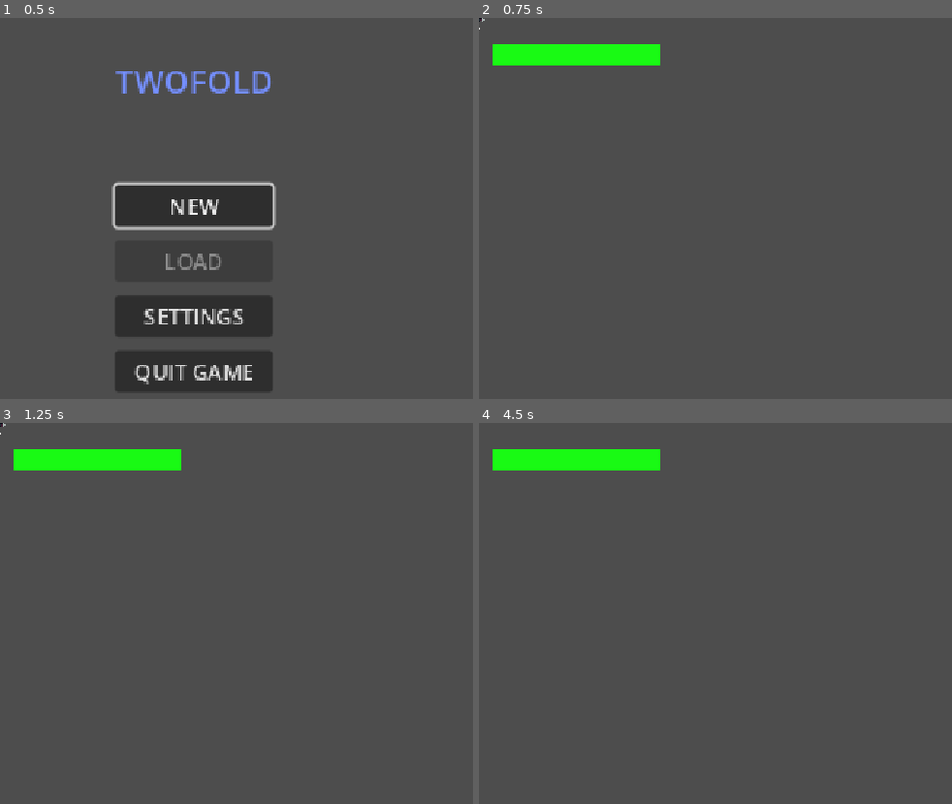
Above: before the commit, frames 1-4 (two rows, left to right).
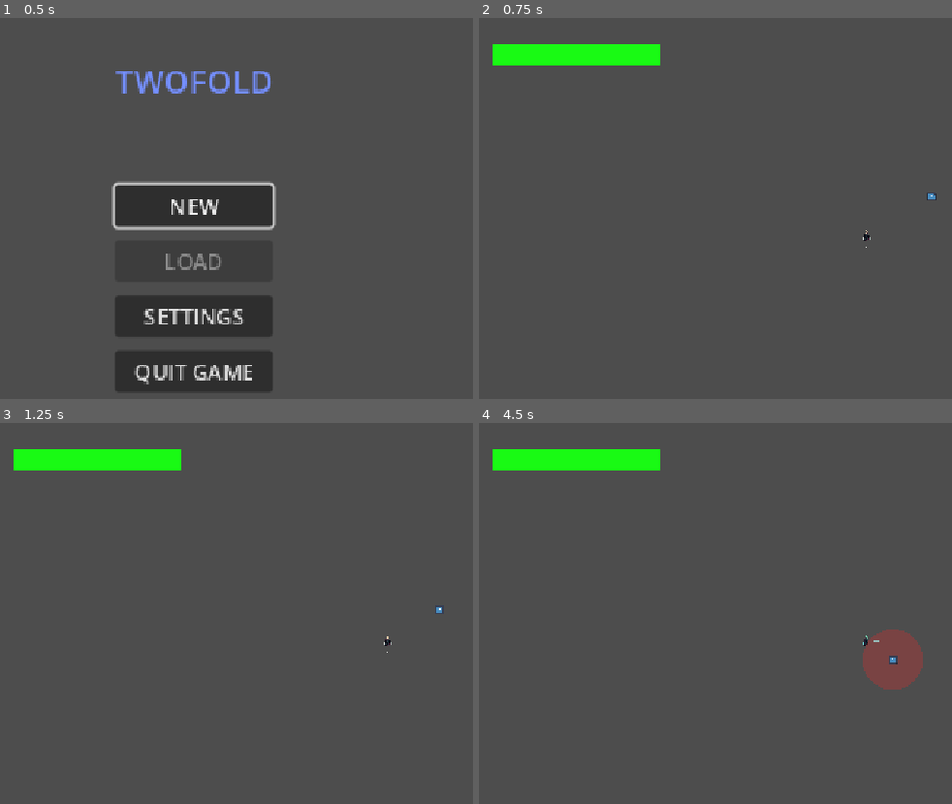
Above: after the commit, the same moments.

Repository: PisangRebus-cmyk/LELE-ZERO-PROJECT
Game: Godot game, scene res://Scene/StartMenu.tscn
The game is run twice, just before and just after one commit, with the same random seed, the same clock (stepped at 60 frames per second) and the same inputs. The engine's default icon, where the game draws it, is replaced by a stand-in: a white triangle on a blue panel in a dark square.
Inputs (mouse positions are in pixels of both pictures, inside the frame that each line leads up to):
- Up to frame 1 (0.5 s): no input
- Up to frame 2 (0.75 s): click "NEW" at 0.5 s
- Up to frame 3 (1.25 s): no input
- Up to frame 4 (4.5 s): tap Enter at 1.25 s; move the mouse to (outside the picture) at 1.27 s; hold D (walk_right) 1.28-2.03 s; hold Right mouse button (guard) 1.28-2.03 s; click (outside the picture) at 1.35 s; move the mouse to (710, 663) at 2.02 s; hold S (walk_down) 2.03-2.78 s; right-click (710, 663) at 2.1 s; click (710, 663) at 2.3 s; move the mouse to (942, 544) at 2.77 s; hold D (walk_right) 2.78-3.53 s; hold Right mouse button (guard) 2.78-3.53 s; click (942, 544) at 2.85 s; tap Space at 3.5 s; move the mouse to (829, 727) at 3.52 s; hold W (walk_up) 3.53-4.28 s; tap Shift (dodge) at 3.6 s; click (829, 727) at 3.8 s; move the mouse to (outside the picture) at 4.27 s; hold A (walk_left) from 4.28 s (still down); hold Right mouse button (guard) from 4.28 s (still down)

Frame 1 is identical in both runs. In frame 2, less than 0.1% of the frame differs, in the area x 0-97%, y 0-61%; in frame 3, less than 0.1%; in frame 4, 1.6%, in the area x 81-94%, y 54-70%.

Commit message:
feat : add melee enemy

Diff:
--- /dev/null
+++ b/lele-zero-sigma/Scene/MeleeEnemy.tscn
@@ -0,0 +1,88 @@
+[gd_scene format=3 uid="uid://bclfk3k0hme2x"]
+
+[ext_resource type="Script" uid="uid://d3o75l2enldr" path="res://Script/melee_enemy.gd" id="1_31tfe"]
+[ext_resource type="Texture2D" uid="uid://dmhsvspo3dmyk" path="res://icon.svg" id="2_e41n6"]
+[ext_resource type="Script" uid="uid://djhxso7g1uc3q" path="res://Script/telegraph.gd" id="2_t2fta"]
+[ext_resource type="Script" uid="uid://561o533d5vjq" path="res://Script/stun_gauge.gd" id="3_t2fta"]
+
+[sub_resource type="AtlasTexture" id="AtlasTexture_ue5rh"]
+atlas = ExtResource("2_e41n6")
+region = Rect2(0, 0, 128, 128)
+
+[sub_resource type="SpriteFrames" id="SpriteFrames_uj04i"]
+animations = [{
+"frames": [{
+"duration": 1.0,
+"texture": SubResource("AtlasTexture_ue5rh")
+}],
+"loop": 1,
+"name": &"default",
+"speed": 5.0
+}]
+
+[sub_resource type="RectangleShape2D" id="RectangleShape2D_uj04i"]
+size = Vector2(12, 12)
+
+[sub_resource type="CircleShape2D" id="CircleShape2D_uj04i"]
+radius = 6.0
+
+[sub_resource type="CircleShape2D" id="CircleShape2D_p5viw"]
+radius = 45.0
+
+[sub_resource type="RectangleShape2D" id="RectangleShape2D_7h7mn"]
+size = Vector2(90, 22)
+
+[sub_resource type="RectangleShape2D" id="RectangleShape2D_vpupq"]
+size = Vector2(110, 28)
+
+[node name="MeleeEnemy" type="CharacterBody2D" unique_id=997969373]
+script = ExtResource("1_31tfe")
+
+[node name="Telegraph" type="Node2D" parent="." unique_id=801197463]
+script = ExtResource("2_t2fta")
+
+[node name="AnimatedSprite2D" type="AnimatedSprite2D" parent="." unique_id=1561640675]
+scale = Vector2(0.1, 0.1)
+sprite_frames = SubResource("SpriteFrames_uj04i")
+autoplay = "default"
+
+[node name="CollisionShape2D" type="CollisionShape2D" parent="." unique_id=1636469258]
+shape = SubResource("RectangleShape2D_uj04i")
+
+[node name="Hurtbox" type="Area2D" parent="." unique_id=1488203557]
+
+[node name="CollisionShape2D" type="CollisionShape2D" parent="Hurtbox" unique_id=1449972078]
+shape = SubResource("CircleShape2D_uj04i")
+
+[node name="StunGauge" type="Node" parent="." unique_id=623992484]
+script = ExtResource("3_t2fta")
+metadata/_custom_type_script = "uid://561o533d5vjq"
+
+[node name="SlamHitbox" type="Area2D" parent="." unique_id=543904373]
+
+[node name="CollisionShape2D" type="CollisionShape2D" parent="SlamHitbox" unique_id=1002901997]
+shape = SubResource("CircleShape2D_p5viw")
+
+[node name="SweepHitbox" type="Area2D" parent="." unique_id=1661982380]
+
+[node name="BeamLeft" type="CollisionShape2D" parent="SweepHitbox" unique_id=1068999803]
+position = Vector2(36.9, -25.8)
+rotation = -0.61086524
+shape = SubResource("RectangleShape2D_7h7mn")
+
+[node name="BeamCenter" type="CollisionShape2D" parent="SweepHitbox" unique_id=2041748114]
+position = Vector2(45, 0)
+shape = SubResource("RectangleShape2D_7h7mn")
+
+[node name="BeamRight" type="CollisionShape2D" parent="SweepHitbox" unique_id=81849227]
+position = Vector2(36.9, 25.8)
+rotation = 0.61086524
+shape = SubResource("RectangleShape2D_7h7mn")
+
+[node name="DashHitbox" type="Area2D" parent="." unique_id=1974747055]
+
+[node name="CollisionShape2D" type="CollisionShape2D" parent="DashHitbox" unique_id=1706600658]
+position = Vector2(55, 0)
+shape = SubResource("RectangleShape2D_vpupq")
+
+[connection signal="stunned" from="StunGauge" to="." method="_on_stun_gauge_stunned"]
--- a/lele-zero-sigma/Player2.tscn
+++ b/lele-zero-sigma/Scene/Player2.tscn
@@ -5,6 +5,8 @@
 
 [sub_resource type="CapsuleShape2D" id="CapsuleShape2D_g3ar4"]
 radius = 1.6957312
+
+[sub_resource type="SpriteFrames" id="SpriteFrames_fwuf6"]
 
 [node name="Player2" type="CharacterBody2D" unique_id=1063273838]
 script = ExtResource("1_mjxxk")
@@ -15,6 +17,7 @@
 shape = SubResource("CapsuleShape2D_g3ar4")
 
 [node name="AnimatedSprite2D" type="AnimatedSprite2D" parent="." unique_id=1798320079]
+sprite_frames = SubResource("SpriteFrames_fwuf6")
 
 [node name="Sprite2D" type="Sprite2D" parent="." unique_id=2141952106]
 texture = ExtResource("2_eyttc")
--- a/lele-zero-sigma/Scene/cobacoba.tscn
+++ b/lele-zero-sigma/Scene/cobacoba.tscn
@@ -2,9 +2,17 @@
 
 [ext_resource type="PackedScene" uid="uid://c6n0c6niuuyk4" path="res://Scene/UI.tscn" id="1_mcf7f"]
 [ext_resource type="PackedScene" uid="uid://coki0owkgoh26" path="res://Scene/player1.tscn" id="1_wxoss"]
+[ext_resource type="Script" uid="uid://c7q627456w4y8" path="res://Script/camera.gd" id="3_r4drh"]
+[ext_resource type="PackedScene" uid="uid://bclfk3k0hme2x" path="res://Scene/MeleeEnemy.tscn" id="4_dl7mr"]
 
 [node name="Node2D" type="Node2D" unique_id=1006963760]
 
 [node name="Control" parent="." unique_id=2144059541 instance=ExtResource("1_mcf7f")]
 
 [node name="Player" parent="." unique_id=1157810840 instance=ExtResource("1_wxoss")]
+
+[node name="Camera2D" type="Camera2D" parent="Player" unique_id=1683471568]
+script = ExtResource("3_r4drh")
+
+[node name="MeleeEnemy" parent="." unique_id=997969373 instance=ExtResource("4_dl7mr")]
+position = Vector2(102, -62)
--- /dev/null
+++ b/lele-zero-sigma/Script/camera.gd
@@ -0,0 +1 @@
+extends Camera2D
--- /dev/null
+++ b/lele-zero-sigma/Script/melee_enemy.gd
@@ -0,0 +1,254 @@
+extends CharacterBody2D
+
+signal health_changed(current: int, max_value: int)
+# DATABASE
+enum State { IDLE, CHASE, ATTACK, RECOVER, STUN, ENRAGE }
+
+const ATTACKS := {
+	"slam" : {"damage": 30, "stun": 40, "knockback": 600, "lunge": 0, "windup": 1.0, "active": 0.15, "recovery": 0.8},
+	"sweep" : {"damage": 15, "stun": 20, "knockback": 300, "lunge": 0, "windup": 0.8, "active": 0.15, "recovery": 0.6},
+	"dash" : {"damage": 20, "stun": 25, "knockback": 450, "lunge": 420, "windup": 0.6, "active": 0.25, "recovery": 0.25}
+}
+
+const RECOVER_TIME := 1.0
+const STUN_TIME := 2.0
+const STUN_DAMAGE_BONUS := 1.5
+const ENRAGE_HP_FRACTION := 0.35
+const ENRAGE_INTRO := 0.8
+const ENRAGE_DASHES := 3
+const PHASE2_DAMAGE_FACTOR := 0.8
+const PARRY_KNOCKBACK := 250
+
+@export var max_health := 300
+@export var move_speed := 45.0
+@export var trigger_range := 220.0
+@export var attack_range := 85.0
+@export var slam_range := 50.0
+@export var slam_chance := 0.6
+@export var attack_cooldown := 1.2
+@export var knockback_taken := 0.5   # heavy enemy: only half of the push from your sword
+
+@onready var sprite: AnimatedSprite2D = $AnimatedSprite2D
+@onready var stun_gauge: StunGauge = $StunGauge
+@onready var telegraph: AttackTelegraph = $Telegraph
+@onready var hitboxes: Dictionary = {
+	"slam": $SlamHitbox,
+	"sweep": $SweepHitbox,
+	"dash": $DashHitbox,
+}
+
+var health := 0
+var state := State.IDLE
+var state_time := 0.0
+var player: Node2D = null
+var drive := Vector2.ZERO        # velocity the current state wants this frame
+var knockback := Vector2.ZERO    # push from hits, decays over time
+var attack_timer := 1.0
+var current_attack := "sweep"
+var aim_direction := Vector2.RIGHT
+var phase2 := false
+var enrage_dashes_left := 0
+
+# INITATION
+
+func _ready() -> void:
+	add_to_group("Enemy")
+	add_to_group("NoContactDamage")   # it hurts only through its hitboxes
+	health = max_health
+	stun_gauge.stunned.connect(_on_stunned)
+	for hb: Area2D in hitboxes.values():
+		hb.monitoring = false
+		hb.area_entered.connect(_on_hitbox_area_entered)
+
+
+func _physics_process(delta: float) -> void:
+	if not is_instance_valid(player):
+		player = get_tree().get_first_node_in_group("Player")
+		if player == null:
+			return
+	state_time += delta
+	knockback = knockback.move_toward(Vector2.ZERO, 800.0 * delta)
+	drive = Vector2.ZERO
+
+	match state:
+		State.IDLE:
+			_state_idle()
+		State.CHASE:
+			_state_chase(delta)
+		State.ATTACK:
+			_state_attack()
+		State.RECOVER:
+			_state_recover()
+		State.STUN:
+			_state_stun()
+		State.ENRAGE:
+			_state_enrage()
+
+	velocity = drive + knockback
+	move_and_slide()
+
+# STATE CHANGE
+func change_state(new_state: State) -> void:
+	state = new_state
+	state_time = 0.0
+	for hb: Area2D in hitboxes.values():
+		hb.set_deferred("monitoring", false)
+	if new_state != State.ATTACK:
+		telegraph.hide_telegraph()
+	match new_state:
+		State.STUN:
+			sprite.self_modulate = Color(0.5, 0.8, 1.0)       # light blue
+		State.ENRAGE:
+			sprite.self_modulate = Color(1.0, 0.6, 0.2)       # orange
+		_:
+			sprite.self_modulate = Color(1.0, 0.7, 0.7) if phase2 else Color.WHITE
+
+
+# STATES
+func _state_idle() -> void:
+	if global_position.distance_to(player.global_position) <= trigger_range:
+		change_state(State.CHASE)
+
+func _state_chase(delta: float) -> void:
+	var to_player := player.global_position - global_position
+	var dist := to_player.length()
+	if dist > trigger_range:
+		change_state(State.IDLE)
+		return
+	if dist > attack_range:
+		drive = to_player.normalized() * move_speed
+
+	attack_timer -= delta
+	if attack_timer <= 0.0:
+		start_attack(_choose_attack(dist))
+
+# ATTACKING
+func _choose_attack(dist: float) -> String:
+	if dist <= slam_range and randf() < slam_chance:
+		return "slam"
+	else:
+		return "sweep"
+
+func start_attack(key: String) -> void:
+	current_attack = key
+	aim_direction = (player.global_position - global_position).normalized()
+	var hb: Area2D = hitboxes[key]
+	hb.rotation = aim_direction.angle()
+	telegraph.show_for(hb)
+	change_state(State.ATTACK)
+
+func _state_attack() -> void:
+	var data: Dictionary = ATTACKS[current_attack]
+	var hb : Area2D = hitboxes[current_attack]
+	var active_end: float = data.windup + data.active
+	var total: float = active_end + data.recovery
+
+	if state_time < data.windup:
+		telegraph.set_progress(state_time/data.windup)
+	elif state_time < active_end:
+		telegraph.set_progress(1.0)
+	else:
+		telegraph.hide_telegraph()
+
+	var active: bool = state_time >= data.windup and state_time < active_end
+	hb.monitoring = active
+	if active:
+		drive = aim_direction * data.lunge
+
+	if state_time >= total:
+		_finish_attack()
+
+func _finish_attack() -> void:
+	if current_attack == "dash" and enrage_dashes_left >0:
+		enrage_dashes_left -= 1
+		if enrage_dashes_left > 0:
+			start_attack("dash")
+			return
+	attack_timer = attack_cooldown
+	change_state(State.CHASE)
+
+# CD
+func _state_recover() -> void:
+	var recover_time = RECOVER_TIME
+	if phase2:
+		recover_time *= 0.4
+	if state_time >= recover_time:
+		change_state(State.CHASE)
+
+# STUNNED
+func _on_stunned() -> void:
+	change_state(State.STUN)
+
+func _state_stun() -> void:
+	if state_time >= STUN_TIME:
+		stun_gauge.release()
+		attack_timer = maxf(attack_timer, 1.0)
+		change_state(State.CHASE)
+
+func is_invulnerable() -> bool:
+	return state == State.ENRAGE or enrage_dashes_left >0
+
+# ENRAGE (triggered at the take_hit() func)
+func _start_enrage() -> void:
+	phase2 = true
+	enrage_dashes_left = 0
+	stun_gauge.release()
+	change_state(State.ENRAGE)
+
+func _state_enrage() -> void:
+	if state_time >= ENRAGE_INTRO:
+		enrage_dashes_left = ENRAGE_DASHES
+		start_attack("dash")
+
+
+# TAKING HIT
+func take_hit(damage: int, stun_power: float, knockback_force: Vector2, _attacker: Node2D) -> void:
+	if is_invulnerable():
+		_flash(Color(0.6, 0.6, 0.6))
+		return
+
+	var factor := 1.0
+	if state == State.STUN:
+		factor *= STUN_DAMAGE_BONUS
+	if phase2:
+		factor *= PHASE2_DAMAGE_FACTOR
+
+	health -= int(round(damage * factor))
+	health_changed.emit(health, max_health)
+	print("melee_hp: ", health)
+
+	knockback = knockback_force * knockback_taken
+	_flash(Color.RED)
+
+	if health <= 0:
+		queue_free()
+		return
+
+	if not phase2 and health <= max_health * ENRAGE_HP_FRACTION:
+		_start_enrage()
+		return
+
+	stun_gauge.add(stun_power)
+
+func on_parried(parrier: Node2D, stun_power: float) -> void:
+	if is_invulnerable():
+		return
+	knockback = (global_position - parrier.global_position).normalized() * PARRY_KNOCKBACK
+	change_state(State.RECOVER)
+	stun_gauge.add(stun_power)
+
+func _flash(color: Color) -> void:
+	sprite.modulate = color
+	create_tween().tween_property(sprite, "modulate", Color.WHITE, 0.15)
+
+
+func _on_hitbox_area_entered(area: Area2D) -> void:
+	if area.name != "Hurtbox":
+		return
+	var target = area.get_parent()
+	if not target.is_in_group("Player") or not target.has_method("take_hit"):
+		return
+
+	var data : Dictionary = ATTACKS[current_attack]
+	var push : Vector2 = (target.global_position - global_position).normalized() * data.knockback
+	target.take_hit(data.damage, data.stun, push, self)
--- a/lele-zero-sigma/Script/player1.gd
+++ b/lele-zero-sigma/Script/player1.gd
@@ -4,11 +4,11 @@
 
 const COMBO_RESET_TIME := 0.6
 const ATTACKS := [
-	{"damage": 10, "stun": 10, "knockback": 150, "lunge": 60,   "shape": "arc",   "windup": 0.08, "active": 0.10, "recover": 0.14},
-	{"damage": 10, "stun": 10, "knockback": 150, "lunge": 60,   "shape": "arc",   "windup": 0.08, "active": 0.10, "recover": 0.14},
-	{"damage": 12, "stun": 10, "knockback": 150, "lunge": 60,   "shape": "arc",   "windup": 0.08, "active": 0.10, "recover": 0.14},
-	{"damage": 12, "stun": 10, "knockback": 150, "lunge": 60,   "shape": "arc",   "windup": 0.08, "active": 0.10, "recover": 0.14},
-	{"damage": 25, "stun": 35, "knockback": 200, "lunge": -100, "shape": "slash", "windup": 0.18, "active": 0.12, "recover": 0.30},
+	{"damage": 10, "stun": 4, "knockback": 150, "lunge": 60,   "shape": "arc",   "windup": 0.08, "active": 0.10, "recover": 0.14},
+	{"damage": 10, "stun": 4, "knockback": 150, "lunge": 60,   "shape": "arc",   "windup": 0.08, "active": 0.10, "recover": 0.14},
+	{"damage": 12, "stun": 5, "knockback": 150, "lunge": 60,   "shape": "arc",   "windup": 0.08, "active": 0.10, "recover": 0.14},
+	{"damage": 12, "stun": 5, "knockback": 150, "lunge": 60,   "shape": "arc",   "windup": 0.08, "active": 0.10, "recover": 0.14},
+	{"damage": 25, "stun": 8, "knockback": 200, "lunge": -100, "shape": "slash", "windup": 0.18, "active": 0.12, "recover": 0.30},
 ]
 const DODGE_SPEED := 200.0
 const DODGE_DURATION := 0.25
@@ -19,7 +19,7 @@
 const GUARD_MOVE_FACTOR := 0.3
 const GUARD_LOCKOUT := 0.4
 
-const PARRY_STUN := 60.0
+const PARRY_STUN := 12.0
 const BLOCK_STUN_FACTOR := 0.3
 const STUN_DURATION := 1.0
 
--- /dev/null
+++ b/lele-zero-sigma/Script/telegraph.gd
@@ -0,0 +1,56 @@
+class_name AttackTelegraph
+extends Node2D
+
+const BACK_COLOR := Color(1.0, 0.15, 0.15, 0.25)
+const FILL_COLOR := Color(1.0, 0.15, 0.15, 0.55)
+
+var hitbox: Area2D = null
+var progress := 0.0
+
+
+func show_for(area: Area2D) -> void:
+	hitbox = area
+	progress = 0.0
+	queue_redraw()
+
+
+func set_progress(value: float) -> void:
+	progress = clampf(value, 0.0, 1.0)
+	queue_redraw()
+
+
+func hide_telegraph() -> void:
+	if hitbox == null:
+		return
+	hitbox = null
+	queue_redraw()
+
+
+func _draw() -> void:
+	if hitbox == null:
+		return
+	var nodes := hitbox.find_children("*", "CollisionShape2D", true, false)
+	nodes.append_array(hitbox.find_children("*", "CollisionPolygon2D", true, false))
+	for node in nodes:
+		var n:= node as Node2D
+		_draw_zone(n, 1.0, BACK_COLOR)
+		_draw_zone(n, progress, FILL_COLOR)
+
+
+func _draw_zone(node: Node2D, grow: float, color: Color) -> void:
+	if grow < 0.02:
+		return
+
+	var xf := Transform2D.IDENTITY.scaled(Vector2(grow, grow)) * global_transform.affine_inverse() * node.global_transform
+	draw_set_transform_matrix(xf)
+
+	var shape_node := node as CollisionShape2D
+	if shape_node != null:
+		var circle := shape_node.shape as CircleShape2D
+		var rect := shape_node.shape as RectangleShape2D
+		if circle != null:
+			draw_circle(Vector2.ZERO, circle.radius, color)
+		elif rect != null:
+			draw_rect(Rect2(-rect.size / 2.0, rect.size), color)
+	else:
+		draw_colored_polygon((node as CollisionPolygon2D).polygon, color)
Not shown, added: lele-zero-sigma/Script/camera.gd.uid
Not shown, added: lele-zero-sigma/Script/melee_enemy.gd.uid
Not shown, added: lele-zero-sigma/Script/telegraph.gd.uid
